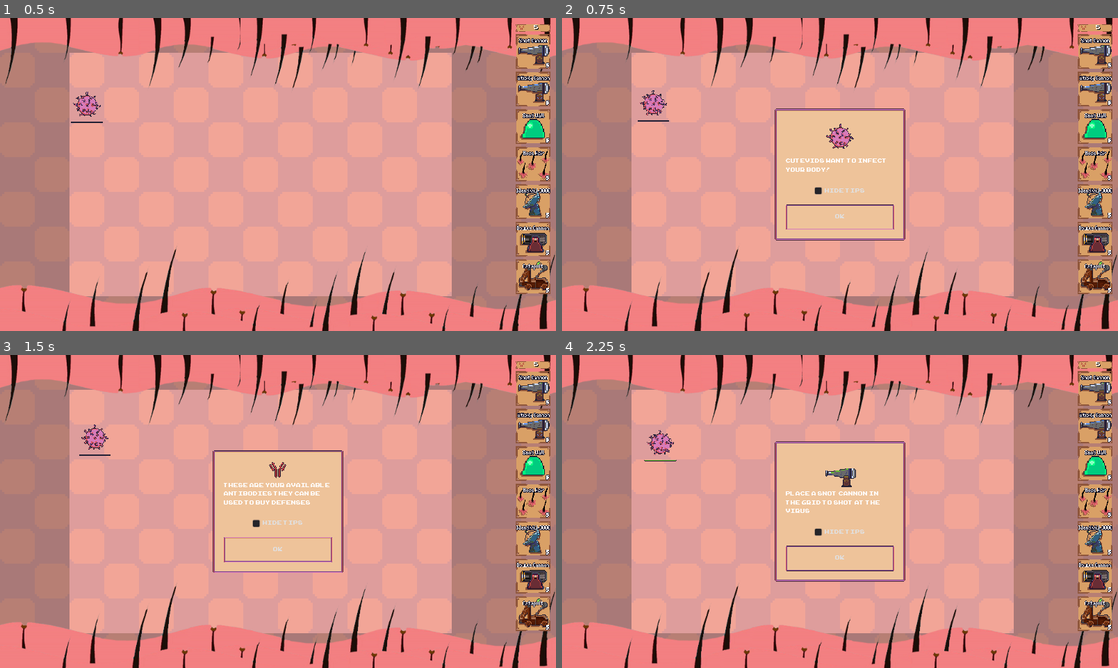
Above: before the commit, frames 1-4 (two rows, left to right).
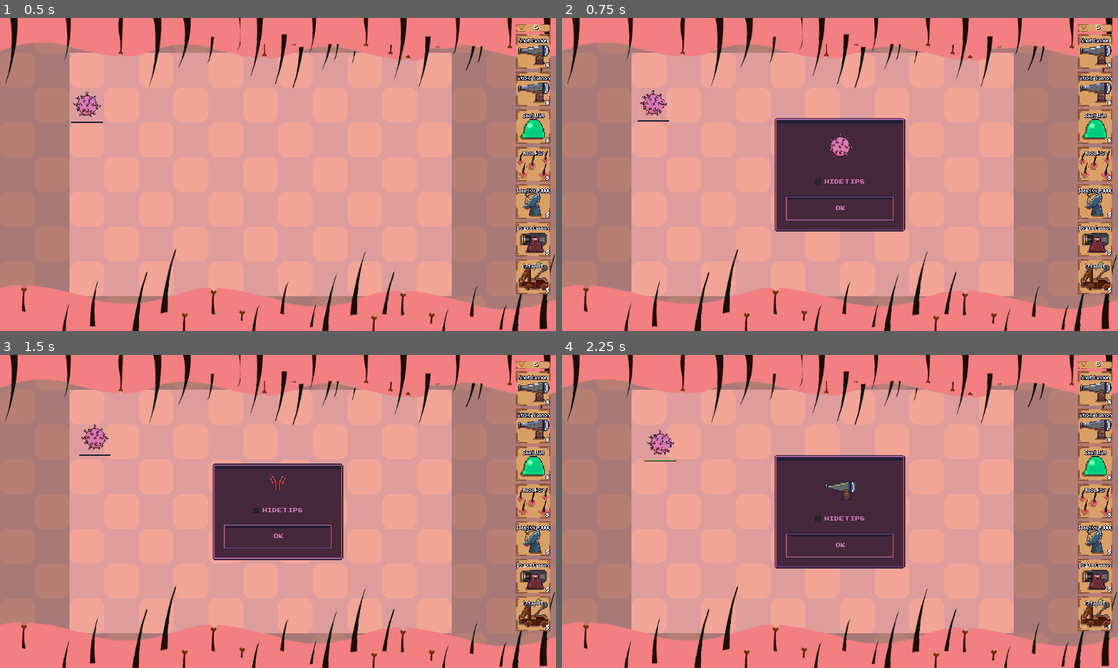
Above: after the commit, the same moments.

Repository: TeamKebab/GodotWildJam23
Game: Godot game, scene res://src/Main.tscn
Same seed, same stepped clock (60 frames per second), same inputs: the game is played once before the commit and once after it. Sound files missing from this copy of the repository are replaced by a short silence.
Inputs (mouse positions are in pixels of both pictures, inside the frame that each line leads up to):
- Up to frame 1 (0.5 s): no input
- Up to frame 2 (0.75 s): click (1095, 52) at 0.5 s
- Up to frame 3 (1.5 s): click "Ok" at 1.25 s
- Up to frame 4 (2.25 s): click "Ok" at 2 s

Frame 1 is identical in both runs. In frame 2, 9.7% of the frame differs, in the area x 38-62%, y 28-72%; in frame 3, 9.0%; in frame 4, 10%, in the area x 38-62%, y 27-73%.

Commit message:
Added new frame style for tutorial tooltips

Diff:
--- a/src/gui/Tooltip.tscn
+++ b/src/gui/Tooltip.tscn
@@ -1,9 +1,11 @@
-[gd_scene load_steps=5 format=2]
+[gd_scene load_steps=6 format=2]
 
 [ext_resource path="res://src/resources/TooltipPanel.tres" type="StyleBox" id=1]
 [ext_resource path="res://src/gui/Tooltip.gd" type="Script" id=2]
 [ext_resource path="res://assets/sfx/tooltip_ok.wav" type="AudioStream" id=3]
 [ext_resource path="res://src/resources/arcade-font.tres" type="DynamicFont" id=4]
+
+[sub_resource type="AtlasTexture" id=1]
 
 [node name="Tooltip" type="PanelContainer"]
 anchor_left = 0.5
@@ -11,9 +13,9 @@
 anchor_right = 0.5
 anchor_bottom = 0.5
 margin_left = -120.0
-margin_top = -79.0
+margin_top = -73.5
 margin_right = -120.0
-margin_bottom = -79.0
+margin_bottom = -73.5
 size_flags_horizontal = 3
 custom_styles/panel = ExtResource( 1 )
 script = ExtResource( 2 )
@@ -28,7 +30,7 @@
 margin_left = 15.0
 margin_top = 15.0
 margin_right = 225.0
-margin_bottom = 147.0
+margin_bottom = 179.0
 custom_constants/margin_right = 5
 custom_constants/margin_top = 5
 custom_constants/margin_left = 5
@@ -38,7 +40,7 @@
 margin_left = 5.0
 margin_top = 5.0
 margin_right = 205.0
-margin_bottom = 127.0
+margin_bottom = 159.0
 
 [node name="TextureRect" type="TextureRect" parent="MarginContainer/VBoxContainer"]
 margin_left = 100.0
@@ -49,44 +51,53 @@
 [node name="RichTextLabel" type="RichTextLabel" parent="MarginContainer/VBoxContainer"]
 margin_top = 4.0
 margin_right = 200.0
-margin_bottom = 19.0
+margin_bottom = 51.0
 rect_min_size = Vector2( 200, 0 )
 size_flags_horizontal = 3
 size_flags_vertical = 3
 custom_fonts/normal_font = ExtResource( 4 )
+custom_colors/default_color = Color( 0.133333, 0.12549, 0.203922, 1 )
+custom_colors/selection_color = Color( 0.133333, 0.12549, 0.203922, 1 )
+custom_colors/font_color_shadow = Color( 0, 0, 0, 1 )
 bbcode_enabled = true
-fit_content_height = true
 scroll_active = false
 
 [node name="Space1" type="MarginContainer" parent="MarginContainer/VBoxContainer"]
-margin_top = 23.0
+margin_top = 55.0
 margin_right = 200.0
-margin_bottom = 33.0
+margin_bottom = 65.0
 custom_constants/margin_top = 10
 
 [node name="CheckBox" type="CheckBox" parent="MarginContainer/VBoxContainer"]
 margin_left = 49.0
-margin_top = 37.0
+margin_top = 69.0
 margin_right = 151.0
-margin_bottom = 62.0
+margin_bottom = 94.0
 size_flags_horizontal = 4
 custom_fonts/font = ExtResource( 4 )
+custom_colors/font_color_disabled = Color( 0, 0, 0, 1 )
+custom_colors/font_color_hover_pressed = Color( 0, 0, 0, 1 )
+custom_colors/font_color = Color( 0.843137, 0.482353, 0.729412, 1 )
+custom_colors/font_color_hover = Color( 0.133333, 0.12549, 0.203922, 1 )
 text = "Hide tips"
 
 [node name="Space2" type="MarginContainer" parent="MarginContainer/VBoxContainer"]
-margin_top = 66.0
+margin_top = 98.0
 margin_right = 200.0
-margin_bottom = 71.0
+margin_bottom = 103.0
 custom_constants/margin_top = 5
 
 [node name="Button" type="Button" parent="MarginContainer/VBoxContainer"]
-margin_top = 75.0
+margin_top = 107.0
 margin_right = 200.0
-margin_bottom = 122.0
+margin_bottom = 154.0
 custom_styles/hover = ExtResource( 1 )
 custom_styles/pressed = ExtResource( 1 )
 custom_styles/normal = ExtResource( 1 )
 custom_fonts/font = ExtResource( 4 )
+custom_colors/font_color = Color( 0.843137, 0.482353, 0.729412, 1 )
+custom_colors/font_color_hover = Color( 0.133333, 0.12549, 0.203922, 1 )
 text = "Ok"
+icon = SubResource( 1 )
 [connection signal="toggled" from="MarginContainer/VBoxContainer/CheckBox" to="." method="_on_CheckBox_toggled"]
 [connection signal="pressed" from="MarginContainer/VBoxContainer/Button" to="." method="_on_Button_pressed"]
Binary file changed: assets/ui/panel_box.png
